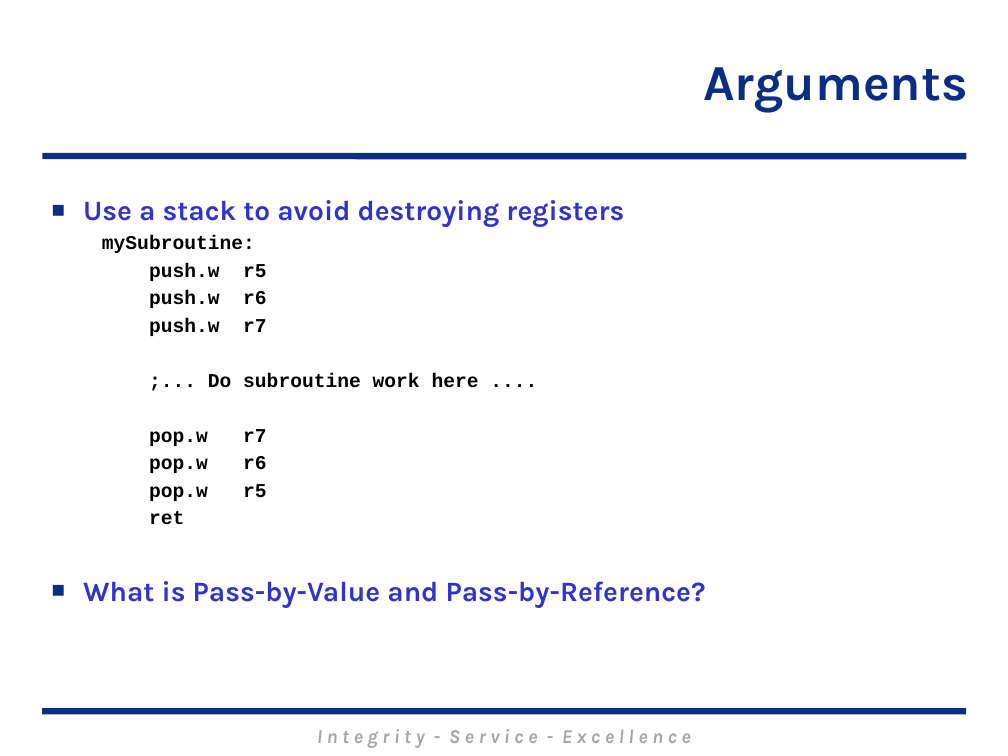
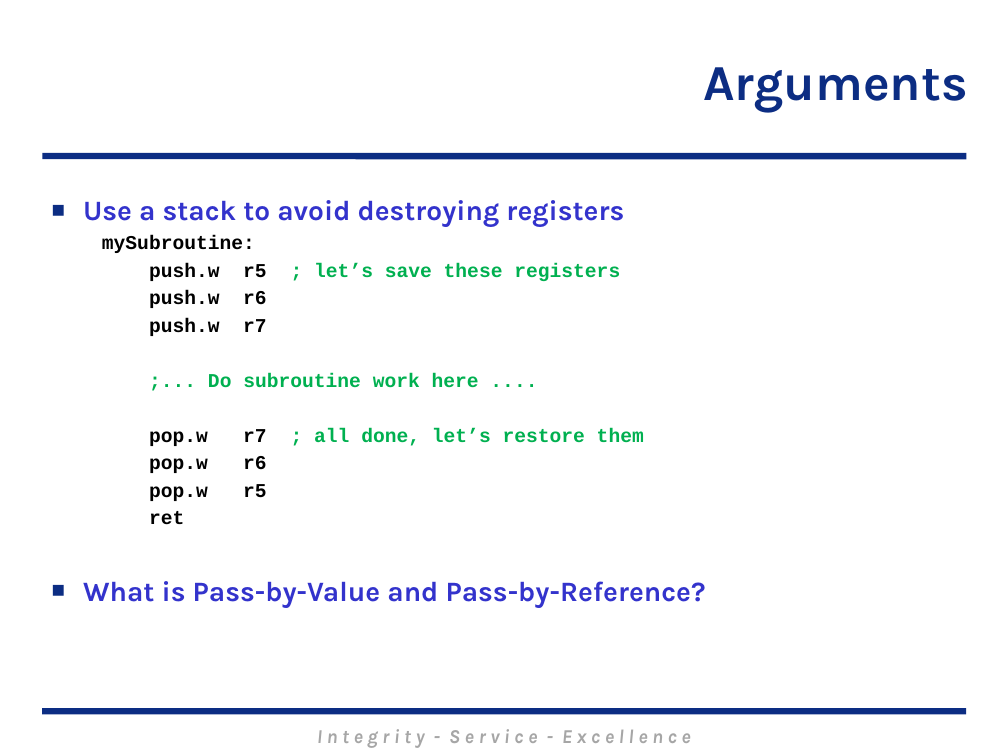
Before and after one commit to MarsUniversity/ECE382, a slide deck: slide 27 of source/lessons/lsn9-10/Lsn9-10.pptx (slide 28 before the commit). Drawn at 1008x756 pixels with LibreOffice and Linux fonts; fonts in the diff are those of the drawing; background and template pictures are left out. Boxes give left, top, right and bottom in pixels: in the first picture for what was removed or moved away, otherwise in the second. Text is boxed around its words. In the diff, an @@ line names an element or a change of style, - is before the commit and + after.

```diff
--- a/source/lessons/lsn9-10/Lsn9-10.pptx
+++ b/source/lessons/lsn9-10/Lsn9-10.pptx
@@ text at (208, 373, 479, 388): text colour #000000 to #00B050 in ";... Do subroutine work here ...." @@
@@ text at (149, 428, 644, 446): text changed; text colour #000000 to #00B050 @@
-  pop.w r7
+  pop.w r7 ; all done, let’s restore them
```
Also in this commit, not shown: 9 other slides changed, 2 slides removed, 25 other files.
